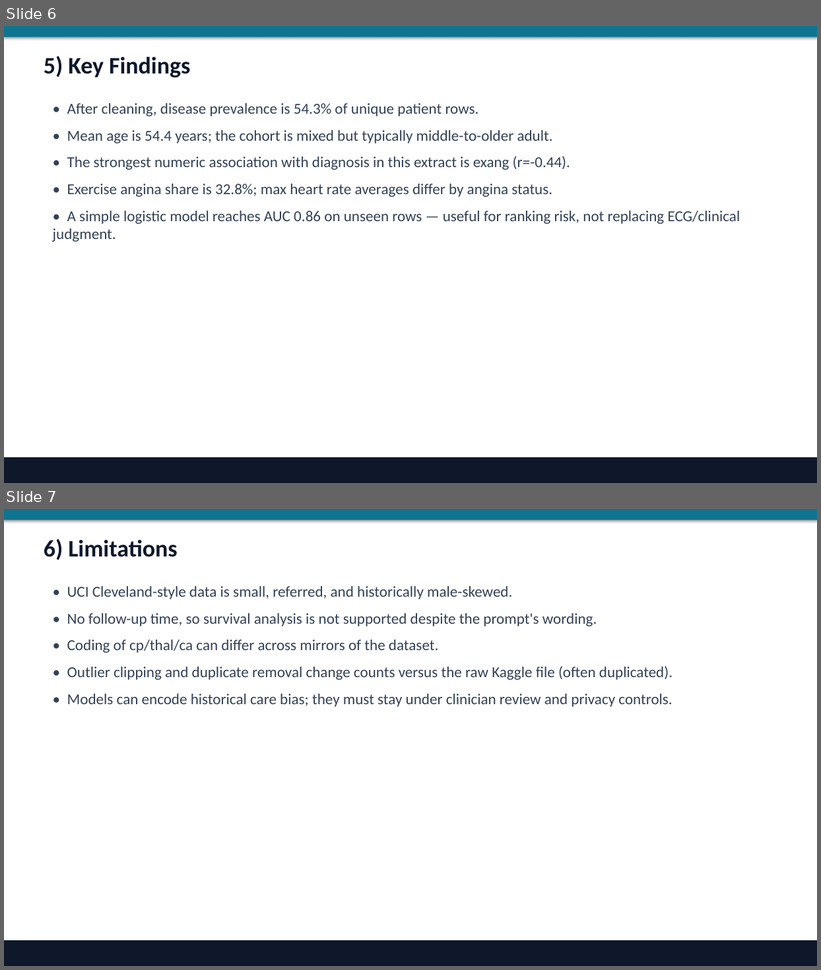
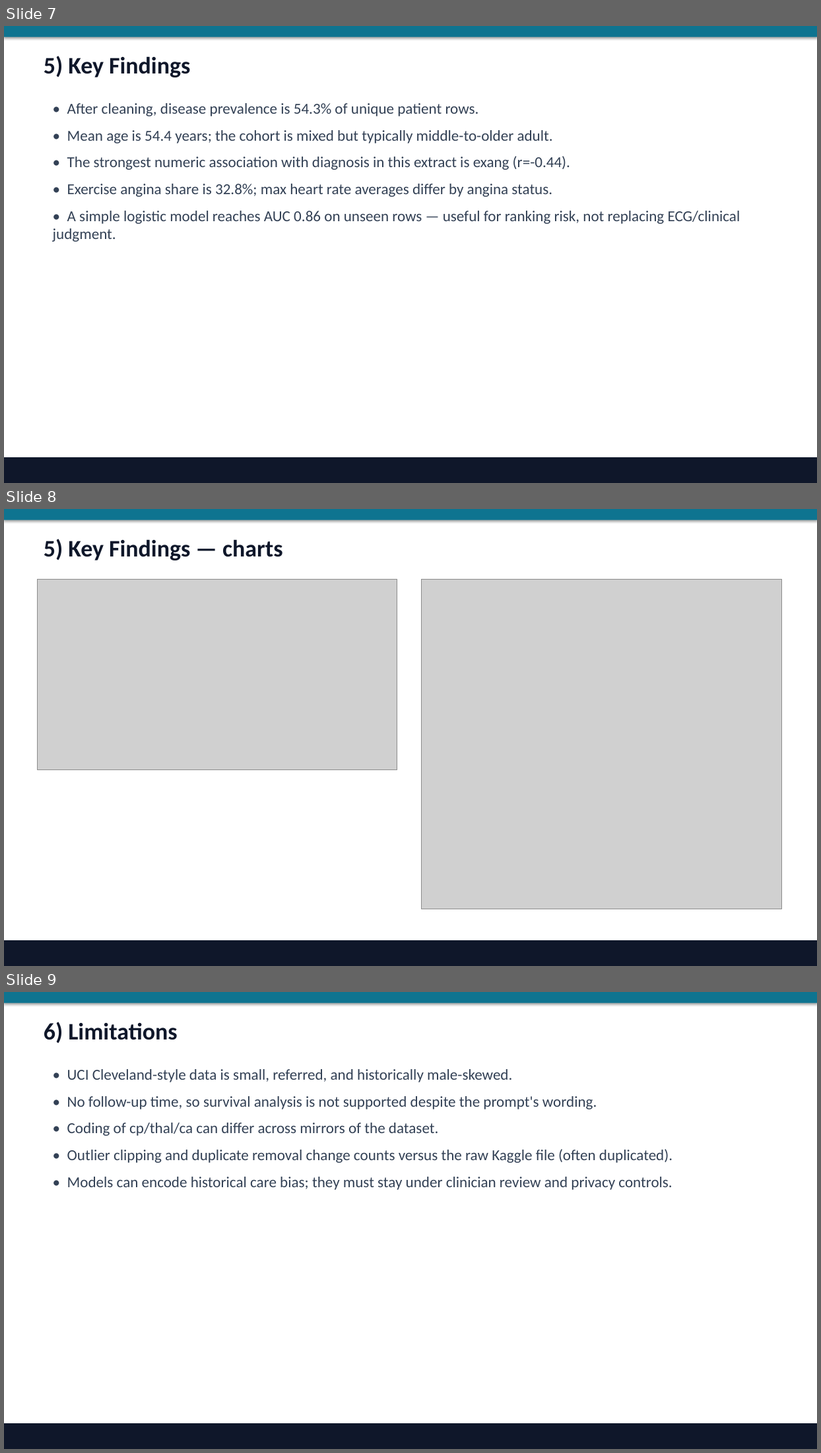
Before and after one commit to bhattchintan8540-cmd/EDA-03-pulse-of-prevention, a slide deck: presentations/EDA03_heart_health.pptx. Shown one above the other, each under a label of ours: slides 6 and 7 before the commit, slides 7, 8 and 9 after it. The pictures are 821x970 and 821x1453 pixels, drawn with LibreOffice and Linux fonts; fonts in the diff are those of the drawing; grey boxes stand for pictures. Boxes give left, top, right and bottom in pixels: in the first picture for what was removed or moved away, otherwise in the second. Text is boxed around its words. In the diff, an @@ line names an element or a change of style, - is before the commit and + after.

Commit message:
Fill assignment gaps in docs, charts, and Q&A coverage.
Add case study/solution-guide deliverables, embed charts in PPT/HTML, and complete missing analysis items.

```diff
--- a/presentations/EDA03_heart_health.pptx
+++ b/presentations/EDA03_heart_health.pptx
@@ slide 8 added at (4, 509, 817, 966), background #FFFFFF @@
@@ rectangle added at (4, 509, 817, 520), fill #0E7490 @@
@@ text added at (44, 539, 283, 560), 28 pt, text #0F172A, bold @@
+5) Key Findings — charts
@@ picture added at (38, 579, 397, 770) @@
@@ picture added at (422, 579, 781, 910) @@
@@ rectangle added at (4, 941, 817, 966), fill #0F172A @@
@@ what was slide 6 is now slide 7 @@
@@ what was slide 7 is now slide 9 @@
```
Also in this commit, not shown: 1 slide changed, 1 other slide added, 13 other files.
